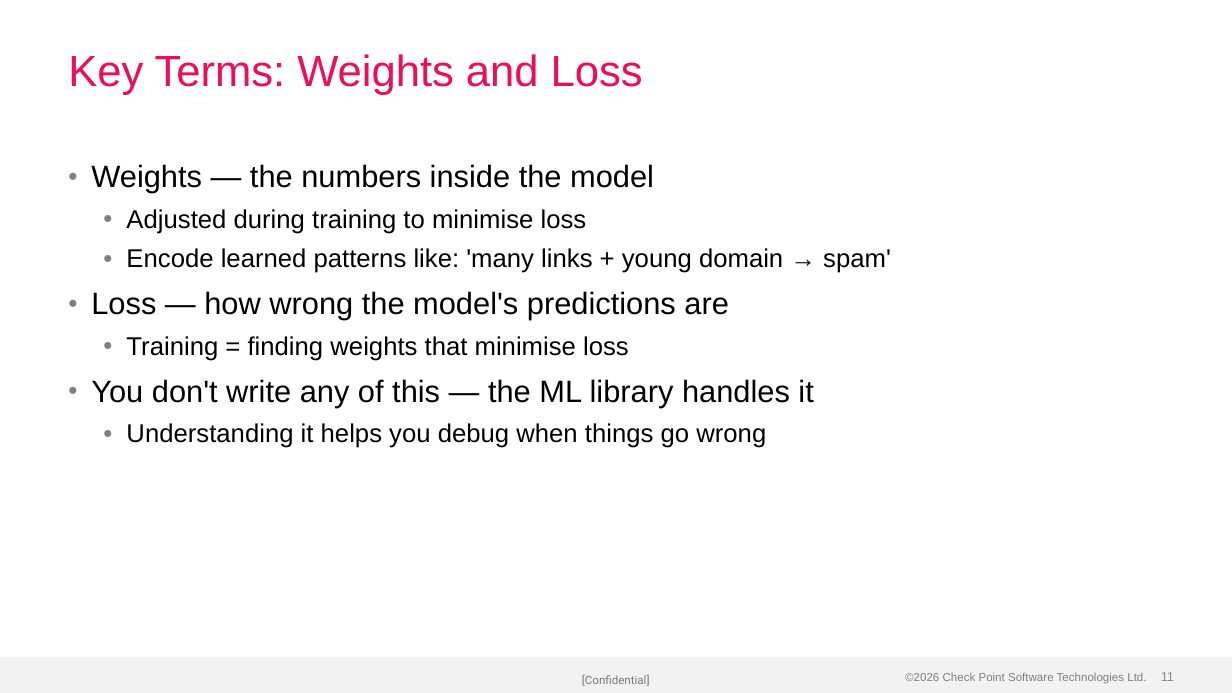
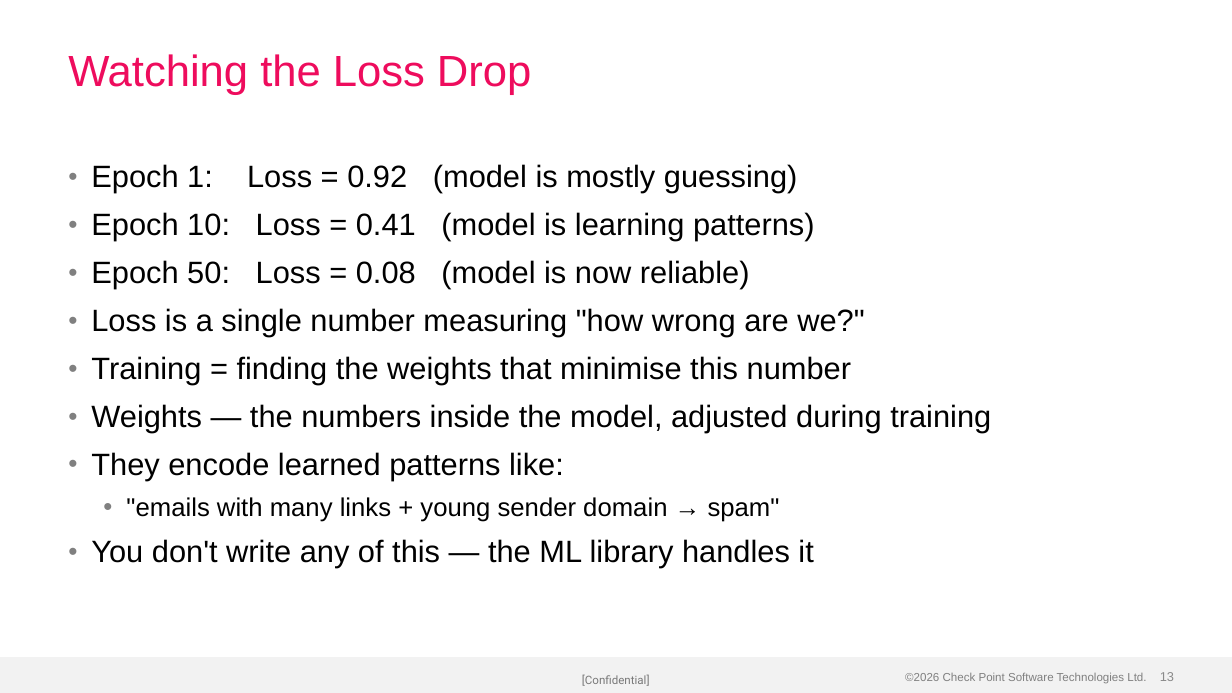
Before and after one commit to alshawwaf/ai-basic-training, a slide deck: slide 13 of stage1_classic_ml/01_what_is_ml/Lecture-1-What-is-ML.pptx (slide 11 before the commit). Drawn at 1232x693 pixels with LibreOffice and Linux fonts; fonts in the diff are those of the drawing; background and template pictures are left out. Boxes give left, top, right and bottom in pixels: in the first picture for what was removed or moved away, otherwise in the second. Text is boxed around its words. In the diff, an @@ line names an element or a change of style, - is before the commit and + after.

Commit message:
Rebuild Lecture-1-What-is-ML with richer content (36 slides)
Expanded from 25 to 36 slides with deeper coverage: EDA (class imbalance,
statistics, data leakage), the digits dataset, features vs labels, and
what the model actually sees. Content now matches the full lesson depth.

```diff
--- a/stage1_classic_ml/01_what_is_ml/Lecture-1-What-is-ML.pptx
+++ b/stage1_classic_ml/01_what_is_ml/Lecture-1-What-is-ML.pptx
@@ title at [68,54,531,95]: text changed @@
-Key Terms: Weights and Loss
+Watching the Loss Drop
@@ text at [91,164,991,522]: text changed; size 20 to 24 pt @@
-• Weights — the numbers inside the model
-  • Adjusted during training to minimise loss
-  • Encode learned patterns like: 'many links + young domain → spam'
-• Loss — how wrong the model's predictions are
-  • Training = finding weights that minimise loss
+• Epoch 1: Loss = 0.92 (model is mostly guessing)
+• Epoch 10: Loss = 0.41 (model is learning patterns)
+• Epoch 50: Loss = 0.08 (model is now reliable)
+• Loss is a single number measuring "how wrong are we?"
+• Training = finding the weights that minimise this number
+• Weights — the numbers inside the model, adjusted during training
+• They encode learned patterns like:
+  • "emails with many links + young sender domain → spam"
@@ text at [126,423,766,448]: paragraph removed @@
-  • Understanding it helps you debug when things go wrong
@@ page number at [1160,672,1174,681]: text changed @@
-11
+13
```
Also in this commit, not shown: 17 other slides changed, 11 slides added.
